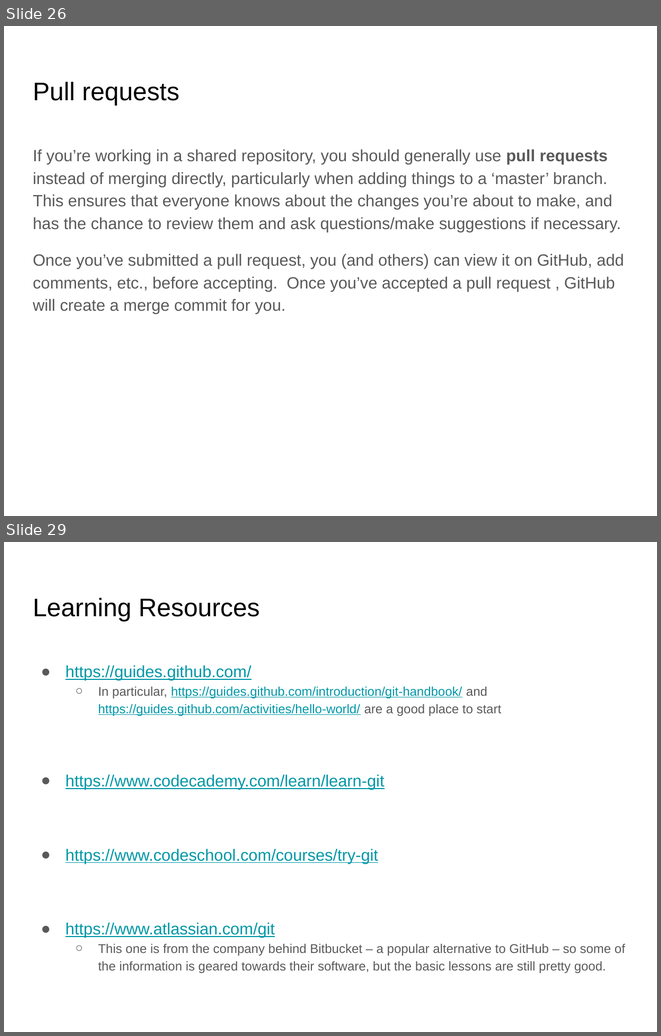
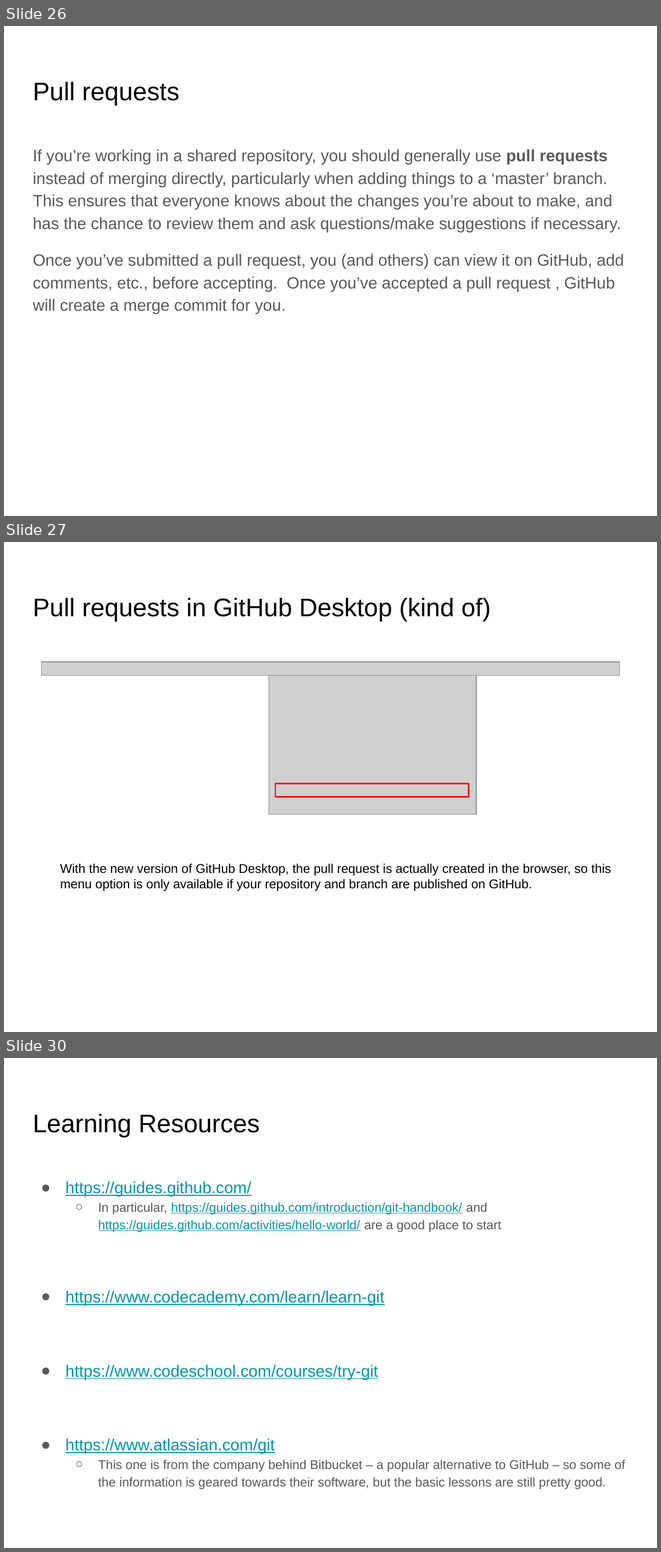
Before and after one commit to flyconnectome/coding-club, a slide deck: Git and GitHub.pptx. Shown one above the other, each under a label of ours: slides 26 and 29 before the commit, slides 26, 27 and 30 after it; the slides between them are not shown. The pictures are 661x1036 and 661x1552 pixels, drawn with LibreOffice and Linux fonts; fonts in the diff are those of the drawing; grey boxes stand for pictures. Boxes give left, top, right and bottom in pixels: in the first picture for what was removed or moved away, otherwise in the second. Text is boxed around its words. In the diff, an @@ line names an element or a change of style, - is before the commit and + after.

```diff
--- a/Git and GitHub.pptx
+++ b/Git and GitHub.pptx
@@ slide 27 added at (4,542,657,1032), background #FFFFFF @@
@@ title added at (33,598,491,621), 28 pt, text #000000 @@
+Pull requests in GitHub Desktop (kind of)
@@ picture added at (41,662,620,675) @@
@@ picture added at (269,675,477,814) @@
@@ rectangle added at (276,784,469,796), outline #FF0000 1.5 pt @@
@@ text added at (60,863,611,891), 14 pt, text #000000 @@
+With the new version of GitHub Desktop, the pull request is actually created in the browser, so this menu option is only available if your repository and branch are published on GitHub.
@@ what was slide 29 is now slide 30 @@
```
Also in this commit, not shown: 9 slides changed, 5 other slides added, 4 slides removed.
